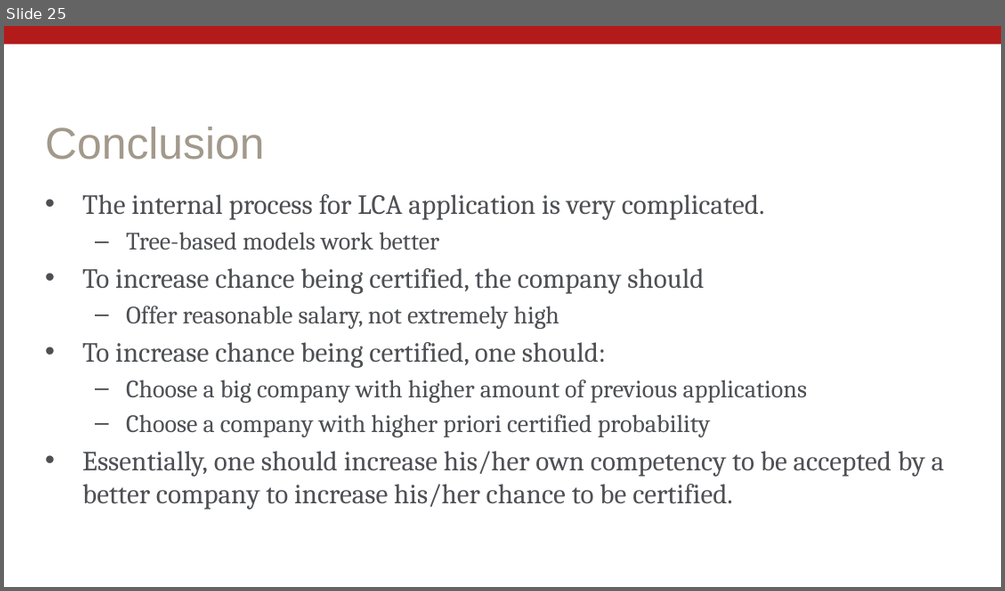
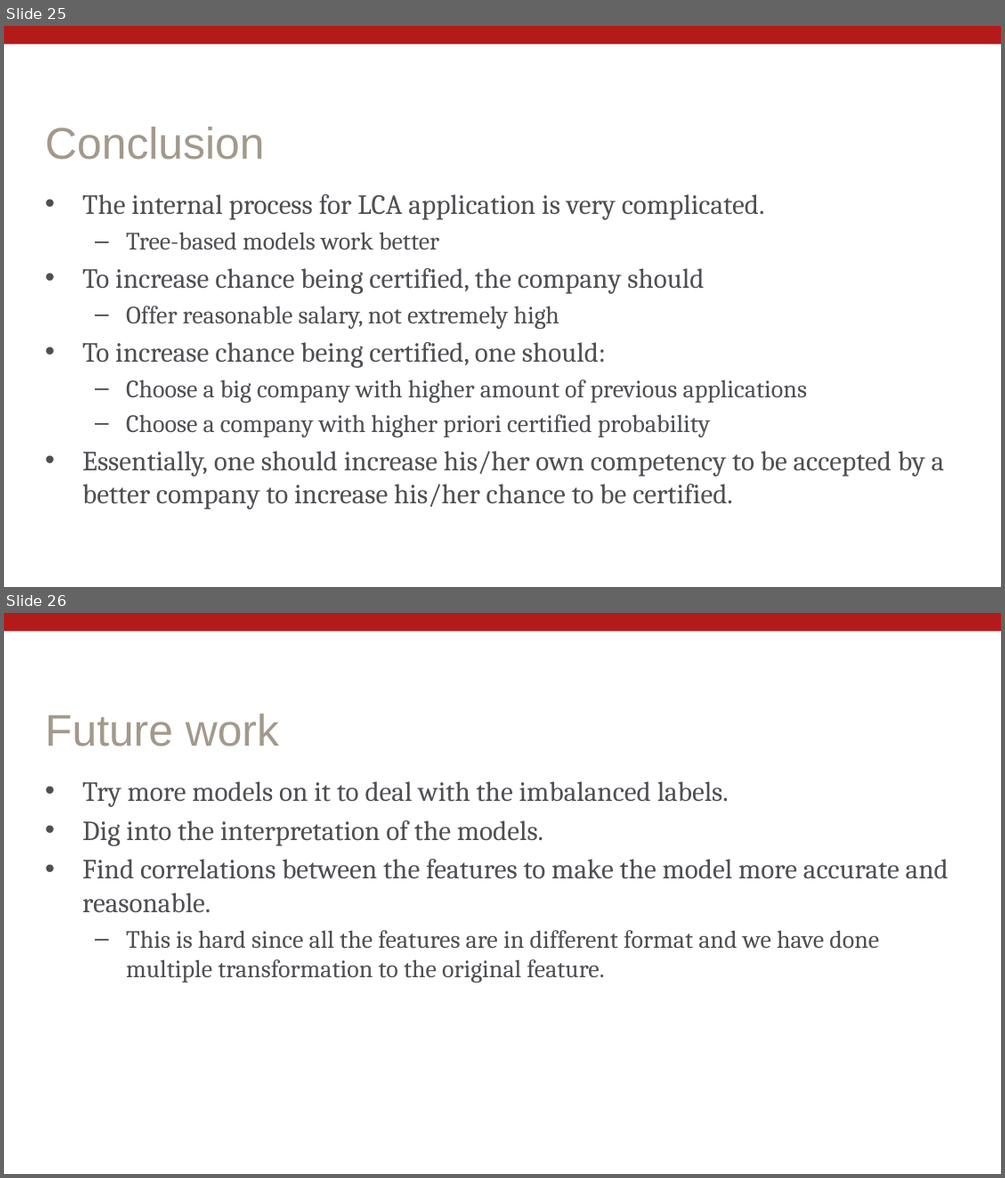
Before and after one commit to benyuan98/PredictH1BVisa, a slide deck: final-pres-1.pptx. Shown one above the other, each under a label of ours: slide 25 before the commit, slides 25 and 26 after it. The pictures are 1005x591 and 1005x1178 pixels, drawn with LibreOffice and Linux fonts; fonts in the diff are those of the drawing; background and template pictures are left out. Boxes give left, top, right and bottom in pixels: in the first picture for what was removed or moved away, otherwise in the second. Text is boxed around its words. In the diff, an @@ line names an element or a change of style, - is before the commit and + after.

Commit message:
Add presentation

```diff
--- a/final-pres-1.pptx
+++ b/final-pres-1.pptx
@@ slide 26 added at (4,613,1001,1174), background #FFFFFF; not listed: 1 template element that a slide beside it also shows @@
@@ title added at (45,714,279,747), 32 pt, text #A2998B @@
+Future work
@@ text added at (82,781,948,982), 20 pt, text #4D4F53 @@
+• Try more models on it to deal with the imbalanced labels.
+• Dig into the interpretation of the models.
+• Find correlations between the features to make the model more accurate and reasonable.
+  – This is hard since all the features are in different format and we have done multiple transformation to the original feature.
```
Also in this commit, not shown: 1 other file.
